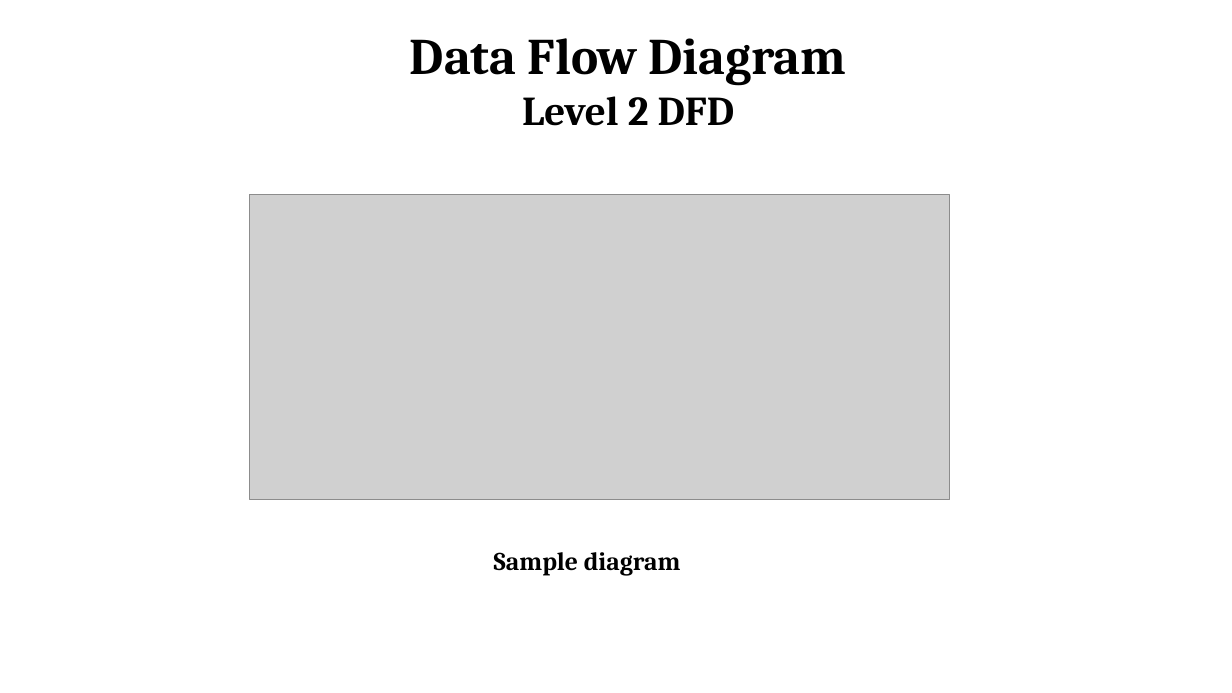
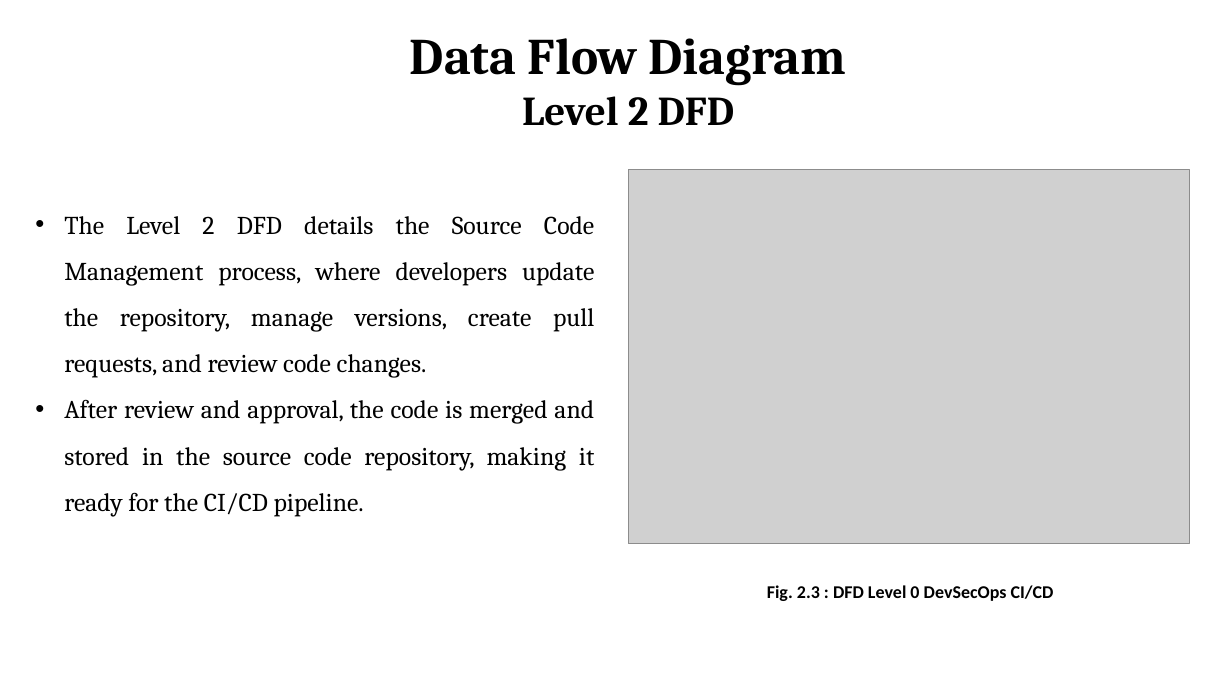
Before and after one commit to Shakthivelk24/DevSecOps-Documentation, a slide deck: slide 16 of Documentation/PPT/CSEP23605 Review 1.pptx (slide 14 before the commit). Drawn at 1232x693 pixels with LibreOffice and Linux fonts; fonts in the diff are those of the drawing; grey boxes stand for pictures; background and template pictures are left out. Boxes give left, top, right and bottom in pixels: in the first picture for what was removed or moved away, otherwise in the second. Text is boxed around its words. In the diff, an @@ line names an element or a change of style, - is before the commit and + after.

Commit message:
Update CSEP23605 Review 1 presentation in documentation

```diff
--- a/Documentation/PPT/CSEP23605 Review 1.pptx
+++ b/Documentation/PPT/CSEP23605 Review 1.pptx
@@ picture added at (x1=628, y1=170, x2=1190, y2=544) @@
@@ picture removed at (x1=250, y1=195, x2=949, y2=499) @@
@@ text added at (x1=64, y1=216, x2=594, y2=516), 20 pt, text #000000 @@
+• The Level 2 DFD details the Source Code Management process, where developers update the repository, manage versions, create pull requests, and review code changes.
+• After review and approval, the code is merged and stored in the source code repository, making it ready for the CI/CD pipeline.
@@ text removed at (x1=494, y1=552, x2=681, y2=575) @@
-Sample diagram
@@ text added at (x1=767, y1=585, x2=1054, y2=601), 14 pt, text #000000, bold @@
+Fig. 2.3 : DFD Level 0 DevSecOps CI/CD
```
Also in this commit, not shown: 9 other slides changed, 8 slides added, 3 slides removed.
